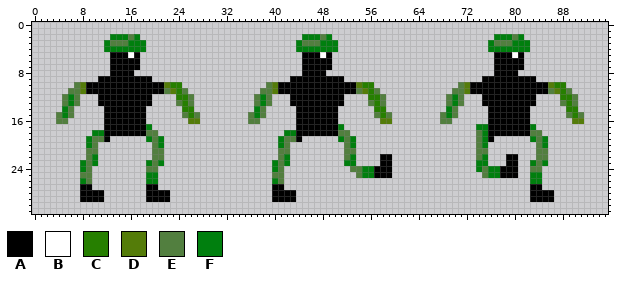
File history of a sprite sheet, VillageMelterContent/VillageMelterContentContent/entity/player.png. The picture above was drawn from the file before the commit.
The file is 96x32 pixels. Colours within 5 levels of each other are drawn and written as one.
Palette (. is transparent): A #000000  B #ffffff  C #267f00  D #547c09  E #527f3f  F #007f0e
Pixels before (only the part around the change), first column x 1:
 0 ...............................................................................................
 1 ...............................................................................................
 2 ............FFFEF...........................FFFEF...........................FFFEF..............
 3 ...........FEEEFFF.........................FEEEFFF.........................FEEEFFF.............
 4 ...........FFFFFFF.........................FFFFFFF.........................FFFFFFF.............
 5 ............AAABA...........................AAABA...........................AAABA..............
 6 ............AAAAA...........................AAAAA...........................AAAAA..............
 7 ............AAAAA...........................AAAAA...........................AAAAA..............
 8 ............AAAA............................AAAA............................AAAA...............
 9 ..........AAAAAAAAA.......................AAAAAAAAA.......................AAAAAAAAA............
10 ......EDAAAAAAAAAAAAADCC..............EDAAAAAAAAAAAAADCC..............EDAAAAAAAAAAAAADCC.......
11 .....EEDAAAAAAAAAAAAAEDCE............EEDAAAAAAAAAAAAAEDCE............EEDAAAAAAAAAAAAAEDCE......
12 ....EFE...AAAAAAAAA....CCE..........EFE...AAAAAAAAA....CCE..........EFE...AAAAAAAAA....CCE.....
13 ....EFE...AAAAAAAAA....ECE..........EFE...AAAAAAAAA....ECE..........EFE...AAAAAAAAA....ECE.....
14 ....FE.....AAAAAAA......CC..........FE.....AAAAAAA......CC..........FE.....AAAAAAA......CC.....
15 ...EFE.....AAAAAAA......ECE........EFE.....AAAAAAA......ECE........EFE.....AAAAAAA......ECE....
16 ...EE......AAAAAAA.......DD........EE......AAAAAAA.......DD........EE......AAAAAAA.......DD....
17 ...........AAAAAAAF........................AAAAAAAF......................FFAAAAAAAF............
18 .........FFAAAAAAAEE.....................FFAAAAAAAEE.....................EFAAAAAAAEE...........
19 ........FEEA......FEF...................FEEA......FEF....................EFA......FEF..........
20 ........FE.........EF...................FE.........EF....................EF........EF..........
21 ........EE.........EE...................EE.........EE....................EE........EE..........
22 ........EF.........EE...................EF.........EF....AA..............EF...AA...EE..........
23 .......FEF........FEF..................FEF.........FF....AA..............FF...AA..FEF..........
24 .......FE.........EE...................FE...........EEFFAAA..............FEFFAAA..EE...........
25 .......EE.........FF...................EE............EFFAAA...............EFFAAA..FF...........
26 .......FE.........FF...................FE.........................................FF...........
27 .......AA.........AA...................AA.........................................AA...........
28 .......AAAA.......AAAA.................AAAA.......................................AAAA.........
29 .......AAAA.......AAAA.................AAAA.......................................AAAA.........
30 ...............................................................................................
31 ...............................................................................................
New version:
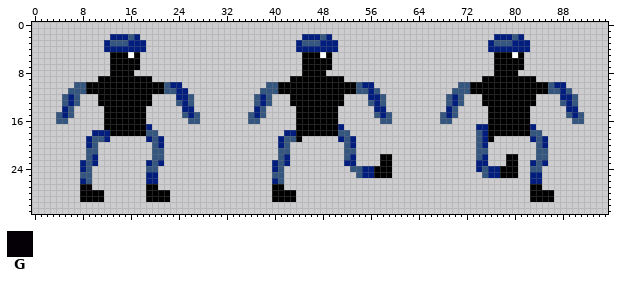
Colours new in this view: G #040006
From the commit log: Player now has input, Tiles now have their proper coords Everything is being updated And more general fixes
Diff:
{"colour":"E","old":"#527f3f","new":"#35567f"}
{"colour":"F","old":"#007f0e","new":"#011e7f"}
{"y":10,"x":8,"old":"D","new":"E"}
{"y":10,"x":22,"old":"DCC","new":"EFF"}
{"y":10,"x":40,"old":"D","new":"E"}
{"y":10,"x":54,"old":"DCC","new":"EFF"}
{"y":10,"x":72,"old":"D","new":"E"}
{"y":10,"x":86,"old":"DCC","new":"EFF"}
{"y":11,"x":8,"old":"D","new":"E"}
{"y":11,"x":23,"old":"DCE","new":"EFF"}
{"y":11,"x":40,"old":"D","new":"E"}
{"y":11,"x":55,"old":"DC","new":"EF"}
{"y":11,"x":72,"old":"D","new":"E"}
{"y":11,"x":87,"old":"DC","new":"EF"}
{"y":12,"x":24,"old":"CC","new":"FF"}
{"y":12,"x":56,"old":"CC","new":"FF"}
{"y":12,"x":88,"old":"CC","new":"FF"}
{"y":13,"x":25,"old":"C","new":"F"}
{"y":13,"x":57,"old":"C","new":"F"}
{"y":13,"x":89,"old":"C","new":"F"}
{"y":14,"x":25,"old":"CC","new":"FF"}
{"y":14,"x":57,"old":"CC","new":"FF"}
{"y":14,"x":89,"old":"CC","new":"FF"}
{"y":15,"x":26,"old":"C","new":"F"}
{"y":15,"x":58,"old":"C","new":"F"}
{"y":15,"x":90,"old":"C","new":"F"}
{"y":16,"x":26,"old":"DD","new":"EE"}
{"y":16,"x":58,"old":"DD","new":"EE"}
{"y":16,"x":90,"old":"DD","new":"EE"}
{"y":18,"x":12,"old":"A","new":"F"}
{"y":19,"x":12,"old":"A","new":"F"}
{"y":27,"x":8,"old":"AA","new":"GG"}
